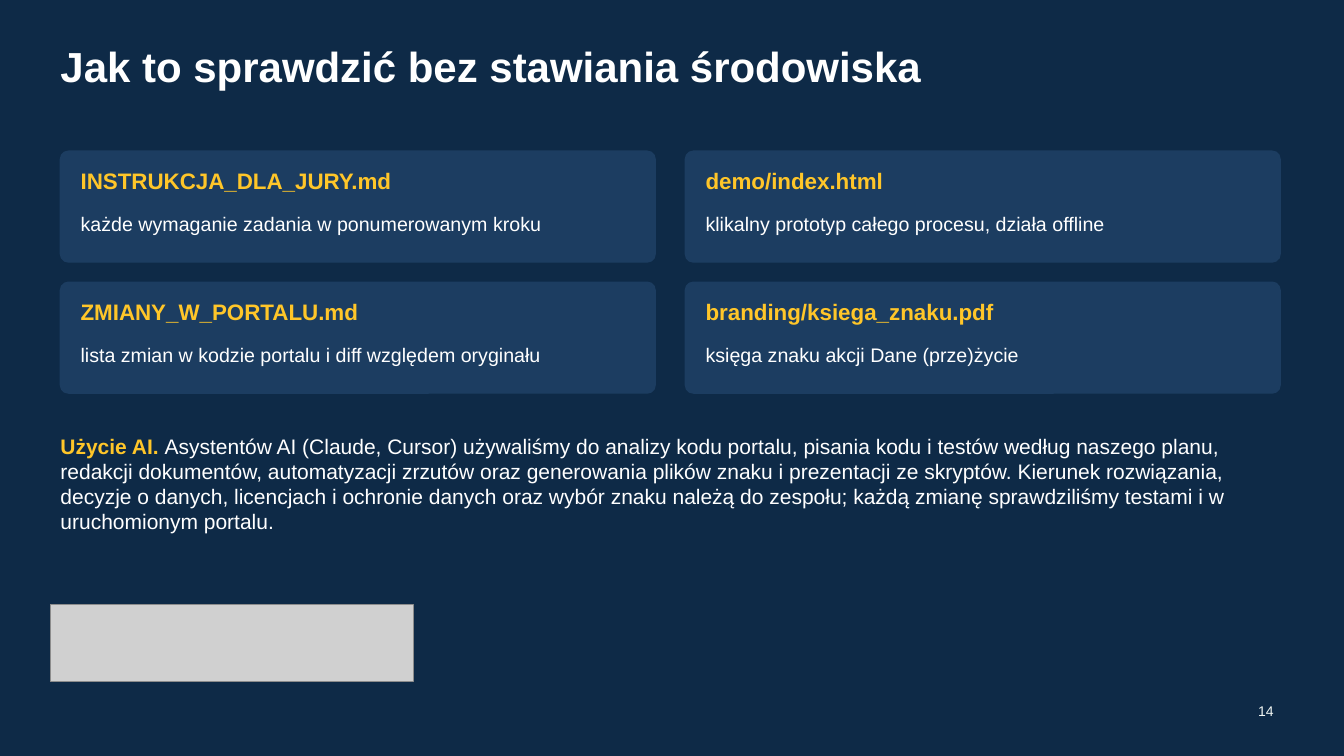
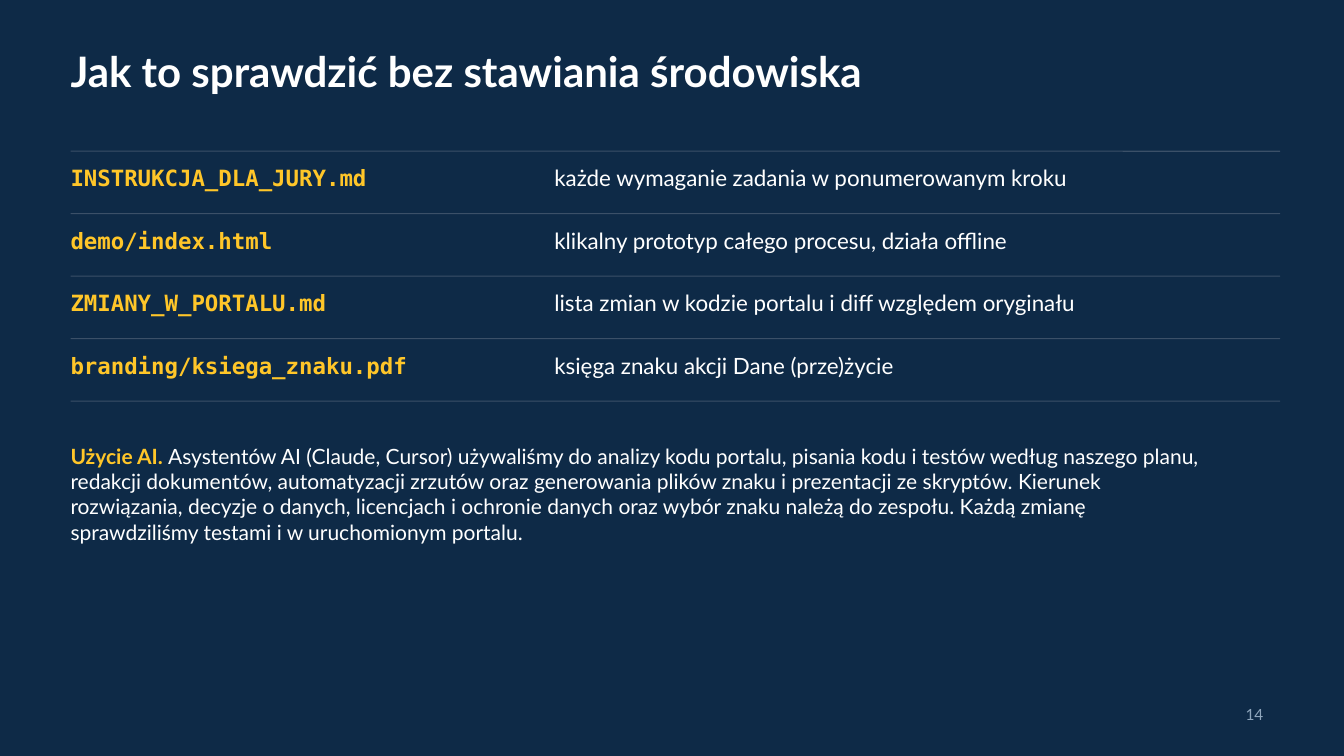
Before and after one commit to Bleidhu/Hack_Nation_2026_Open_AED, a slide deck: slide 14 of ZGLOSZENIE/prezentacja/dane_przezycie_prezentacja.pptx. Drawn at 1344x756 pixels with LibreOffice and Linux fonts; fonts in the diff are those of the drawing; grey boxes stand for pictures. Boxes give left, top, right and bottom in pixels: in the first picture for what was removed or moved away, otherwise in the second. Text is boxed around its words. In the diff, an @@ line names an element or a change of style, - is before the commit and + after.

Commit message:
Prezentacja, księga znaku i prototyp: mniej szablonowego wyglądu
Prezentacja: różne kompozycje slajdów zamiast siatek kart i rzędów kafelków, krój Atkinson Hyperlegible zamiast Arial, bez stopki na każdym slajdzie.
Księga znaku: bez etykietek nad nagłówkami, mniej zaokrąglonych ramek.
Prototyp: numery sekcji jako zwykły tekst. Odświeżona paczka ZGLOSZENIE/.

```diff
--- a/ZGLOSZENIE/prezentacja/dane_przezycie_prezentacja.pptx
+++ b/ZGLOSZENIE/prezentacja/dane_przezycie_prezentacja.pptx
@@ title "Jak to sprawdzić bez stawiania ...": place and size @@
-title "Jak to sprawdzić bez stawiania ..." at bbox=[60, 51, 921, 90]
+title "Jak to sprawdzić bez stawiania ..." at bbox=[71, 55, 862, 94]
@@ title "Jak to sprawdzić bez stawiania ..." at bbox=[71, 55, 862, 94]: font Arial to Lato @@
@@ rounded rectangle removed at bbox=[60, 151, 655, 262] @@
@@ text "INSTRUKCJA_DLA_JURY.md": place and size @@
-text "INSTRUKCJA_DLA_JURY.md" at bbox=[81, 172, 391, 192]
+text "INSTRUKCJA_DLA_JURY.md" at bbox=[71, 169, 367, 192]
@@ line added from (71, 151) to (1280, 151), #3B5068 0.75 pt @@
@@ text "każde wymaganie zadania w ponumerowanym ...": place and size @@
-text "każde wymaganie zadania w ponumerowanym ..." at bbox=[81, 216, 541, 235]
+text "każde wymaganie zadania w ponumerowanym ..." at bbox=[554, 169, 1067, 190]
@@ rounded rectangle removed at bbox=[686, 151, 1280, 262] @@
@@ text "demo/index.html": place and size @@
-text "demo/index.html" at bbox=[706, 172, 883, 190]
+text "demo/index.html" at bbox=[71, 230, 273, 251]
@@ line added from (71, 214) to (1280, 214), #3B5068 0.75 pt @@
@@ text "klikalny prototyp całego procesu, działa ...": place and size @@
-text "klikalny prototyp całego procesu, działa ..." at bbox=[706, 216, 1104, 235]
+text "klikalny prototyp całego procesu, działa ..." at bbox=[554, 232, 1007, 253]
@@ rounded rectangle removed at bbox=[60, 282, 655, 393] @@
@@ text "ZMIANY_W_PORTALU.md": place and size @@
-text "ZMIANY_W_PORTALU.md" at bbox=[81, 303, 358, 323]
+text "ZMIANY_W_PORTALU.md" at bbox=[71, 294, 327, 317]
@@ line added from (71, 276) to (1280, 276), #3B5068 0.75 pt @@
@@ size 14 to 16 pt, font Arial to Lato; more space between paragraphs in 4 elements at bbox=[554, 357, 894, 378], bbox=[554, 232, 1007, 253], bbox=[554, 169, 1067, 190], bbox=[554, 294, 1075, 315] @@
@@ text "lista zmian w kodzie portalu ...": place and size @@
-text "lista zmian w kodzie portalu ..." at bbox=[81, 347, 541, 366]
+text "lista zmian w kodzie portalu ..." at bbox=[554, 294, 1075, 315]
@@ rounded rectangle removed at bbox=[686, 282, 1280, 393] @@
@@ font Arial to DejaVu Sans Mono; more space between paragraphs in 4 elements at bbox=[71, 169, 367, 192], bbox=[71, 294, 327, 317], bbox=[71, 230, 273, 251], bbox=[71, 355, 407, 379] @@
@@ text "branding/ksiega_znaku.pdf": place and size @@
-text "branding/ksiega_znaku.pdf" at bbox=[706, 303, 994, 325]
+text "branding/ksiega_znaku.pdf" at bbox=[71, 355, 407, 379]
@@ line added from (71, 339) to (1280, 339), #3B5068 0.75 pt @@
@@ text "księga znaku akcji Dane (prze)życie": place and size @@
-text "księga znaku akcji Dane (prze)życie" at bbox=[706, 347, 1019, 366]
+text "księga znaku akcji Dane (prze)życie" at bbox=[554, 357, 894, 378]
@@ line added from (71, 401) to (1280, 401), #3B5068 0.75 pt @@
@@ text at bbox=[71, 448, 1198, 544]: text changed; font Arial to Lato @@
-Użycie AI. Asystentów AI (Claude, Cursor) używaliśmy do analizy kodu portalu, pisania kodu i testów według naszego planu, redakcji dokumentów, automatyzacji zrzutów oraz generowania plików znaku i prezentacji ze skryptów. Kierunek rozwiązania, decyzje o danych, licencjach i ochronie danych oraz wybór znaku należą do zespołu; każdą zmianę sprawdziliśmy testami i w uruchomionym portalu.
+Użycie AI. Asystentów AI (Claude, Cursor) używaliśmy do analizy kodu portalu, pisania kodu i testów według naszego planu, redakcji dokumentów, automatyzacji zrzutów oraz generowania plików znaku i prezentacji ze skryptów. Kierunek rozwiązania, decyzje o danych, licencjach i ochronie danych oraz wybór znaku należą do zespołu. Każdą zmianę sprawdziliśmy testami i w uruchomionym portalu.
@@ picture removed at bbox=[50, 605, 413, 682] @@
@@ page number: place and size @@
-page number at bbox=[1258, 706, 1274, 716]
+page number at bbox=[1246, 709, 1264, 720]
@@ page number at bbox=[1246, 709, 1264, 720]: size 10 to 11 pt, font Arial to Lato, text colour #F2F7F4 to #8FA6BC @@
```
Also in this commit, not shown: 13 other slides changed, 12 other files.
